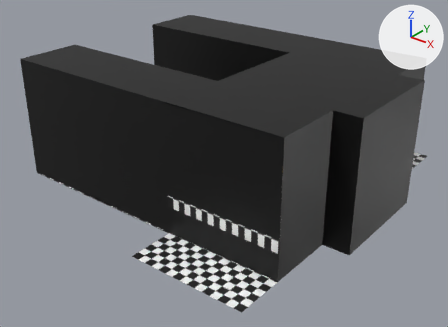
The glTF model assets/setup.glb as it was, and as the next commit left it.
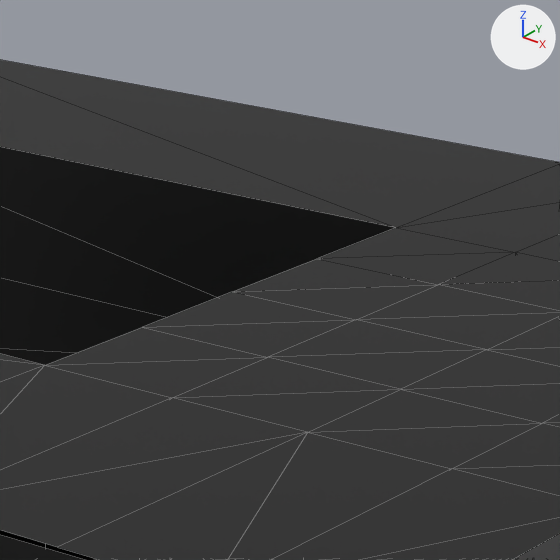
The first picture shows the older version from a 50 mm camera at (18.8, -33.8, 20.2) aimed at (-5.5, -3.5, 1.4). The close-ups show both versions on the part from 47% to 72% of the width and 2% to 37% of the height of that picture; other places that the commit changed are outside them. Every picture has the same lights, and +X, +Y and +Z are marked at upper right. The close-ups show mesh edges as thin lines. Where no turn or scale is listed for an object, it has been applied to the vertices.
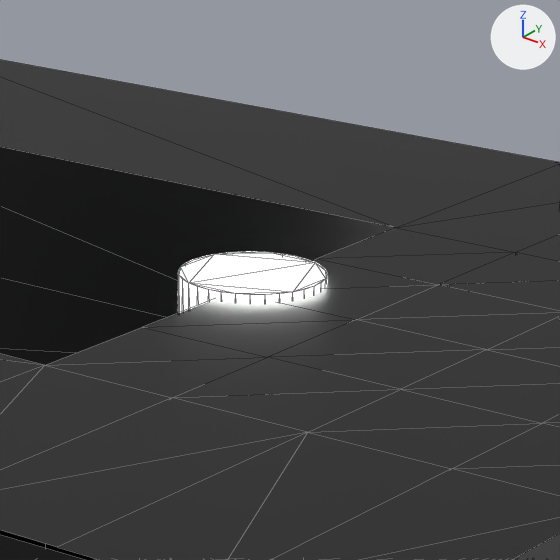
What changed in the scene script:
```text
Add mat_neon_glow:
    mat_neon_glow = principled_material('Neon_Glow')
    mat_neon_glow.base_color = (0.8, 0.8, 0.8)  # white #e7e7e7
    mat_neon_glow.emission_strength = 10.0
Add me_cylinder_003:
    me_cylinder_003.from_pydata(...)  # a 32-sided cylinder along z spanning x -1.0..1.0, y -1.0..1.0, z -1.0..1.0
    me_cylinder_003.materials.append(mat_neon_glow)  # white #e7e7e7
Add ob_cylinder:
    ob_cylinder = bpy.data.objects.new('Cylinder', me_cylinder_003)
    ob_cylinder.location = (-4.05, -1.47, 7.48)
```

Location of each change, (x1, y1, x2, y2) in pixels of the close-ups (560 x 560 px):
'Cylinder', added
    after: (178, 252, 327, 313)
